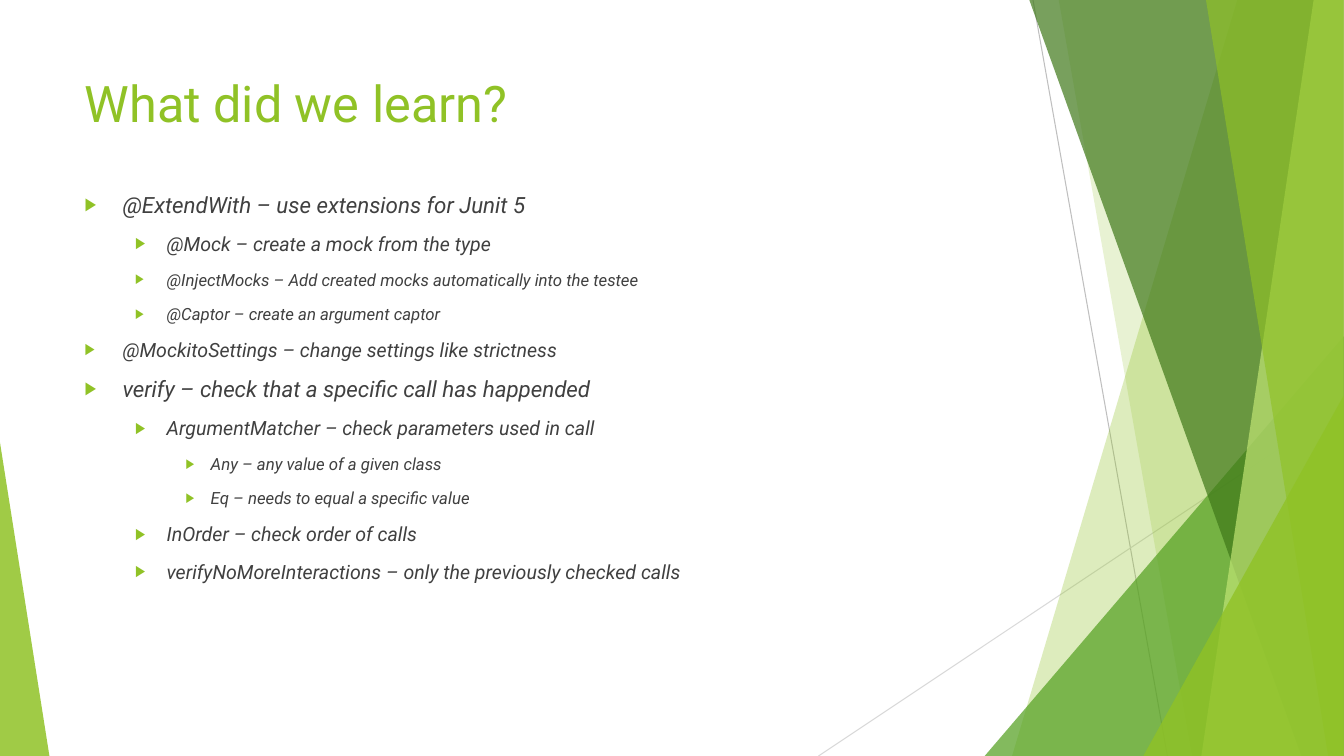
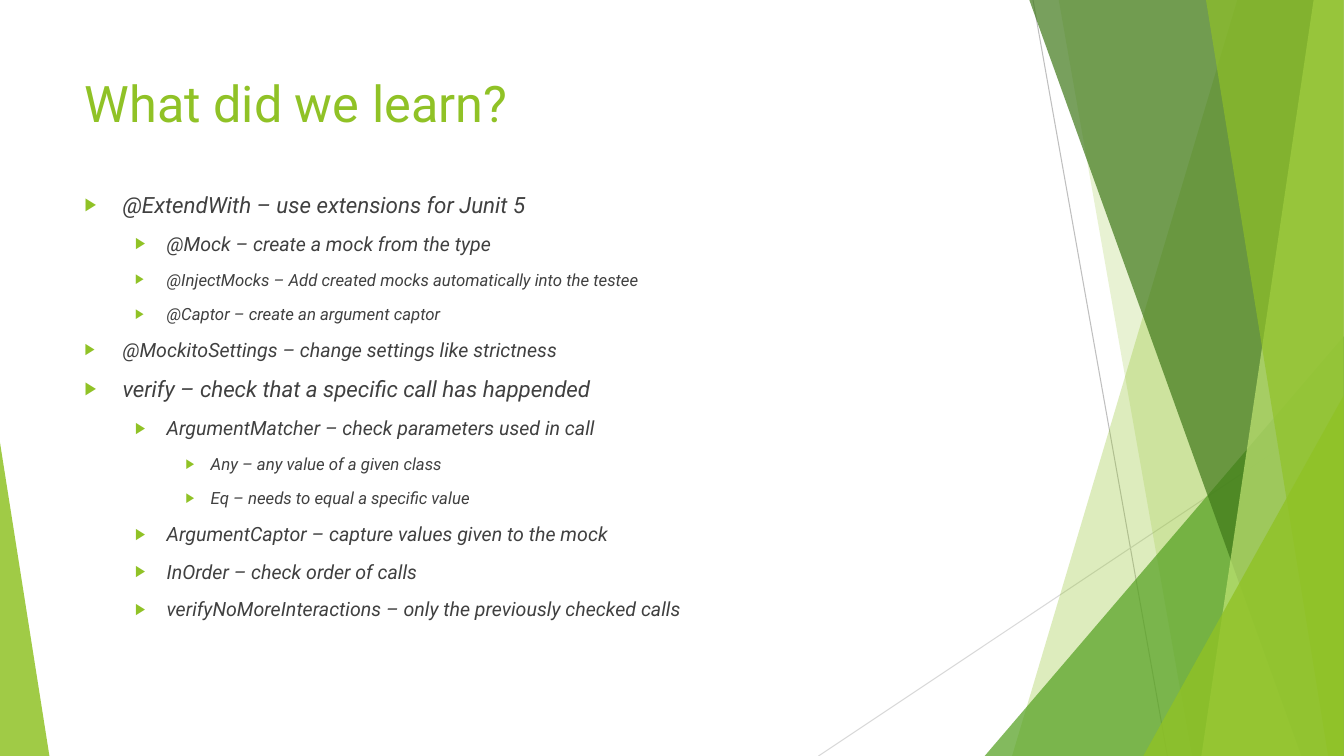
Before and after one commit to MichaelZett/20231123_junit, a slide deck: slide 93 of JUnit_intensiv.pptx. Drawn at 1344x756 pixels with LibreOffice and Linux fonts; fonts in the diff are those of the drawing. Boxes give left, top, right and bottom in pixels: in the first picture for what was removed or moved away, otherwise in the second. Text is boxed around its words. In the diff, an @@ line names an element or a change of style, - is before the commit and + after.

```diff
--- a/JUnit_intensiv.pptx
+++ b/JUnit_intensiv.pptx
@@ text at [167, 526, 607, 545]: paragraph added @@
+  ▶ ArgumentCaptor – capture values given to the mock
```
Also in this commit, not shown: 2 other slides changed, 13 other files.
